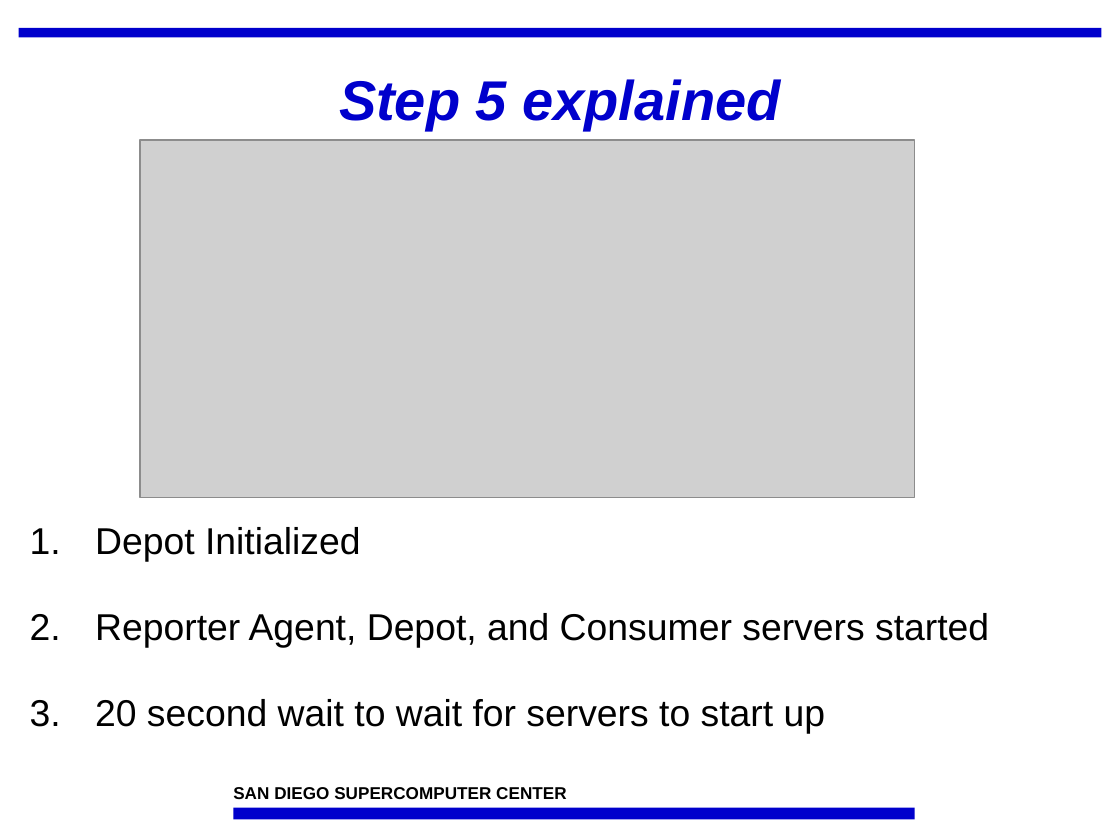
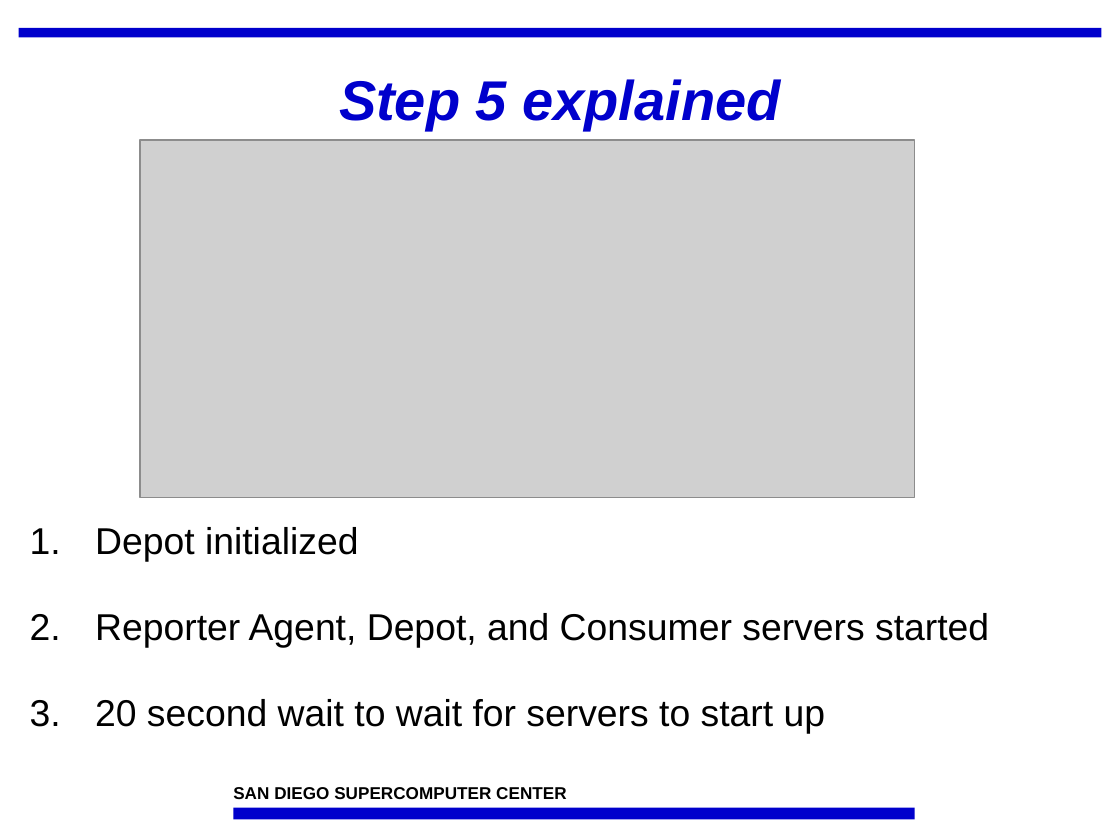
Before and after one commit to IncaProject/inca-xsede, a slide deck: slide 7 of talks/feb-06-workshop/deploy1.ppt. Drawn at 1120x840 pixels with LibreOffice and Linux fonts; fonts in the diff are those of the drawing; grey boxes stand for pictures; background and template pictures are left out. Boxes give left, top, right and bottom in pixels: in the first picture for what was removed or moved away, otherwise in the second. Text is boxed around its words. In the diff, an @@ line names an element or a change of style, - is before the commit and + after.

```diff
--- a/talks/feb-06-workshop/deploy1.ppt
+++ b/talks/feb-06-workshop/deploy1.ppt
@@ text at (x1=95, y1=527, x2=359, y2=562): text changed @@
-1. Depot Initialized
+1. Depot initialized
```
Also in this commit, not shown: 2 other slides changed.
